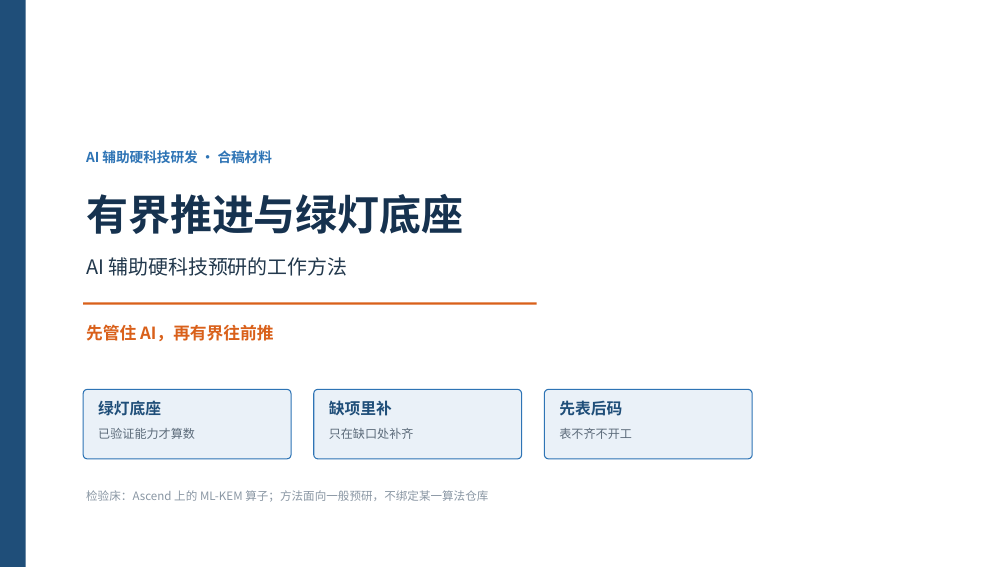
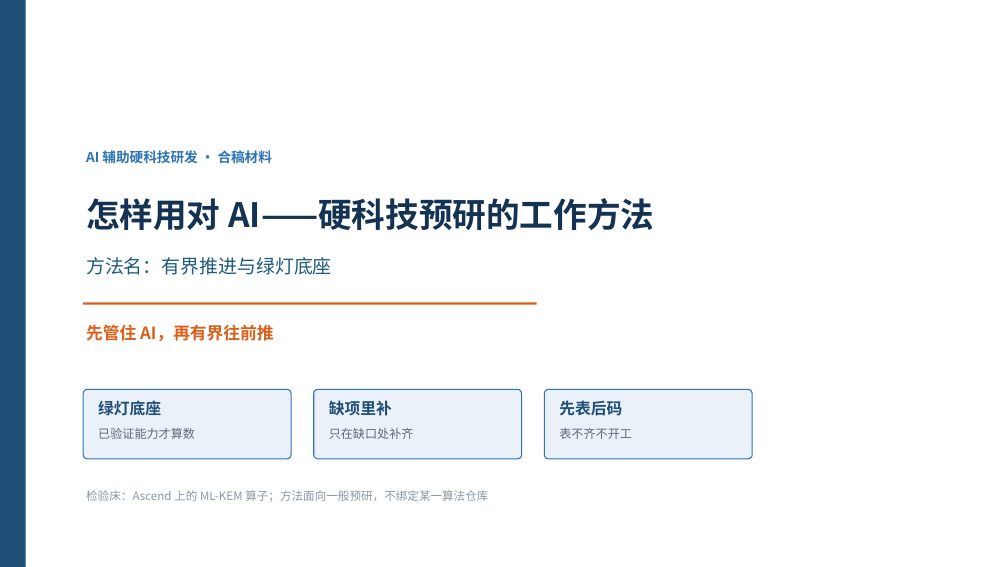
Before and after one commit to bigorange1024/ascendc, a slide deck: slide 1 of docs/reports/汇报_有界推进与绿灯底座_v4提案.pptx. Drawn at 1008x567 pixels with LibreOffice and Linux fonts; fonts in the diff are those of the drawing. Boxes give left, top, right and bottom in pixels: in the first picture for what was removed or moved away, otherwise in the second. Text is boxed around its words. In the diff, an @@ line names an element or a change of style, - is before the commit and + after.

```diff
--- a/docs/reports/汇报_有界推进与绿灯底座_v4提案.pptx
+++ b/docs/reports/汇报_有界推进与绿灯底座_v4提案.pptx
@@ text at (86,198,654,230): text changed; size 40 to 32 pt; text colour #16324F to #143252 @@
-有界推进与绿灯底座
+怎样用对 AI——硬科技预研的工作方法
@@ text at (86,257,332,275): text changed; size 19 to 18 pt; text colour #22384C to #1E5A7A @@
-AI 辅助硬科技预研的工作方法
+方法名：有界推进与绿灯底座
```
Also in this commit, not shown: 2 other files.
